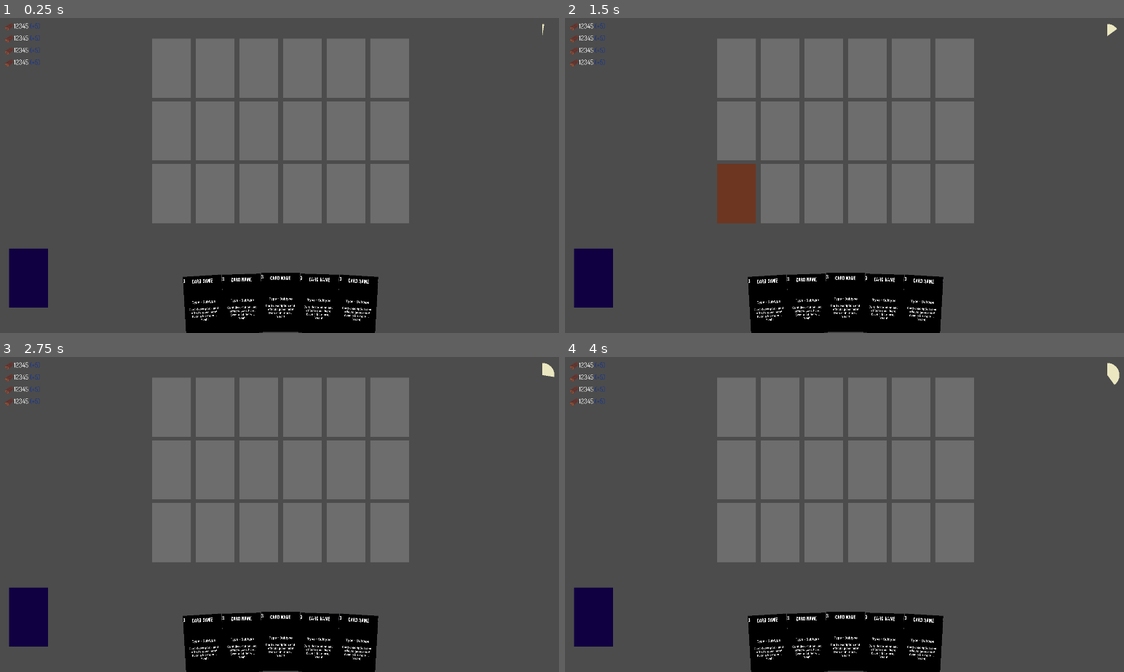
Above: before the commit, frames 1-4 (two rows, left to right).
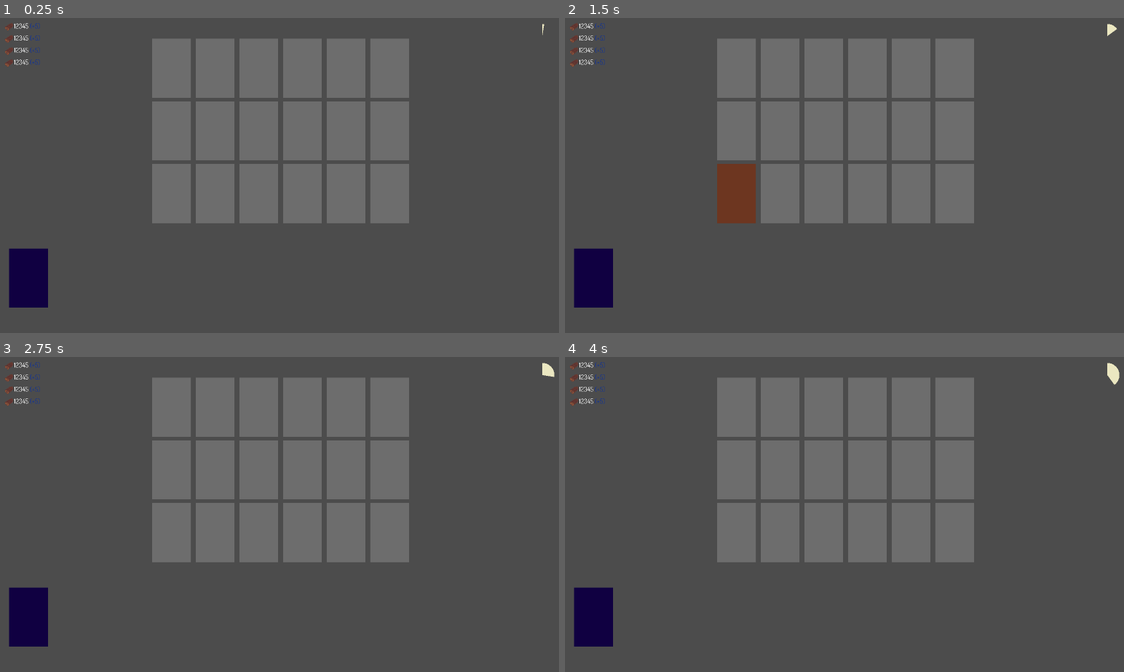
Above: after the commit, the same moments.

Repository: JoaquinLeonArg/LD51
Game: Godot game, scene res://Scenes/GameScene.tscn
Same seed, same stepped clock (60 frames per second), same inputs: the game is played once before the commit and once after it.
Inputs (mouse positions are in pixels of both pictures, inside the frame that each line leads up to):
- Up to frame 1 (0.25 s): no input
- Up to frame 2 (1.5 s): tap Enter at 0.5 s; move the mouse to (973, 153) at 0.52 s; press the mouse at (973, 153) at 0.53 s; hold Up (ui_up) 0.53-1.28 s; tap Space at 1.25 s; move the mouse to (727, 184) at 1.27 s; release the mouse at (727, 184) at 1.28 s; hold Down (ui_down) from 1.28 s (still down); click (727, 184) at 1.35 s
- Up to frame 3 (2.75 s): tap Enter at 2 s; move the mouse to (340, 438) at 2.02 s; release Down (ui_down) at 2.03 s; press the mouse at (340, 438) at 2.03 s; hold Up (ui_up) from 2.03 s (still down)
- Up to frame 4 (4 s): move the mouse to (816, 574) at 2.77 s; release the mouse at (816, 574) at 2.78 s; click (816, 574) at 2.85 s; tap Space at 3.5 s; move the mouse to (1017, 558) at 3.52 s; release Up (ui_up) at 3.53 s; press the mouse at (1017, 558) at 3.53 s; hold Down (ui_down) from 3.53 s (still down)

The runs differ from the first frame. In frame 1, 6.3% of the frame differs, in the area x 32-68%, y 80-100%; in frame 2, 6.3%; in frame 3, 6.3%; in frame 4, 6.3%.
Error before the commit: Invalid call. Nonexistent function 'get_parent' in base 'Nil'. (res://Scripts/PlayerHand.gd:49)
Error after the commit: Invalid get index 'CardTest' (on base: 'GDScript'). (res://Scripts/PlayerHand.gd:24)

Commit message:
Some resource code

Diff:
--- a/Scripts/Card.gd
+++ b/Scripts/Card.gd
@@ -30,7 +30,6 @@
 	# self.data.play()
 
 func set_data(_data):
-	print(_data)
 	self.data = _data
 	var _x
 	_x = self.data.connect("entered_field", self, "entered_field")
@@ -53,6 +52,7 @@
 	if self.dragging and self.data.zone_data.get_zone() == cd.CardZone.HAND:
 		var tween = create_tween()
 		tween.tween_property(self, "global_position", get_global_mouse_position() - self.drag_offset, 0.01)
+		tween.tween_property(self, "scale", Vector2(0.95, 0.95), 0.2)
 		self.rotation = (self.global_position.x - get_global_mouse_position().x + self.drag_offset.x)*0.002
 
 func on_mouse_entered():
@@ -81,7 +81,7 @@
 	var tween = create_tween()
 	self.rest_position = slot.global_position
 	var current_pos = self.global_position
-	self.get_parent().remove_child(self)
+	self.get_parent().remove_card(self)
 	State.state.field.add_child(self)
 	self.global_position = current_pos
 	tween.tween_property(self, "global_position", slot.global_position + $CardArea.rect_pivot_offset, 0.1)
--- a/Scripts/Classes/CardData.gd
+++ b/Scripts/Classes/CardData.gd
@@ -8,11 +8,11 @@
 		return null
 
 class HandCardZoneData extends BaseCardZoneData:
-    var index: int
-    func _init(_index: int):
-        self.index = _index
-    static func get_zone():
-        return CardZone.HAND
+	var index: int
+	func _init(_index: int):
+		self.index = _index
+	static func get_zone():
+		return CardZone.HAND
 
 class FieldCardZoneData extends BaseCardZoneData:
 	var slot
@@ -23,17 +23,21 @@
 
 
 class CardDataProperties:
-    var name: String = "Unknown"
-    var cost: int
-    var artwork_path: String
-    var behaviors: Array # <CardBehavior>
+	var name: String = "Unknown"
+	var wood_cost: int
+	var gold_cost: int
+	var artwork_path: String
+	var behaviors: Array # <CardBehavior>
 
 class CardData:
+	const rd = preload("res://Scripts/Classes/ResourceData.gd")
+
 	var ui_owner: Node2D
 	var name: String
 	var type: int # <CardType>
 	var subtypes: Array # <CardSubtype>
-	var cost: int
+	var wood_cost: int
+	var gold_cost: int
 	var artwork: Resource
 	var behaviors: Array # <CardBehavior>
 	var zone_data: BaseCardZoneData
@@ -49,7 +53,8 @@
 	func _init(_props: CardDataProperties):
 		print("Creating card: %s (%s)" % [_props.name, self.get_instance_id()])
 		self.name = _props.name
-		self.cost = _props.cost
+		self.wood_cost = _props.wood_cost
+		self.gold_cost = _props.gold_cost
 		self.artwork = load(_props.artwork_path)
 		self.behaviors = []
 		for behavior in _props.behaviors:
@@ -58,6 +63,10 @@
 			self.behaviors.append(behavior)
 		self.behaviors.sort_custom(self, "sort_behaviors")
 	func can_be_played():
+		if State.state.resources.resources[rd.ResourceType.GOLD] < self.gold_cost:
+			return false
+		if State.state.resources.resources[rd.ResourceType.WOOD] < self.wood_cost:
+			return false
 		for behavior in self.behaviors:
 			if not behavior.can_be_played():
 				return false
@@ -68,6 +77,8 @@
 		if _active:
 			State.state.current_card = self
 	func entered_field(_slot):
+		State.state.resources.spend_resource(rd.ResourceType.GOLD, self.gold_cost)
+		State.state.resources.spend_resource(rd.ResourceType.WOOD, self.wood_cost)
 		self.zone_data = FieldCardZoneData.new(_slot)
 		emit_signal("entered_field", _slot)
 		#yield(self.ui_owner, "entered_field_finished") # Wait for animations
@@ -104,5 +115,7 @@
 		print("Triggered: on_discard for %s on card %s (%s)" % [self, self.owner.name, self.owner.get_instance_id()])
 	func on_draw():
 		print("Triggered: on_draw for %s on card %s (%s)" % [self, self.owner.name, self.owner.get_instance_id()])
+	func on_destroy():
+		print("Triggered: on_destroy for %s on card %s (%s)" % [self, self.owner.name, self.owner.get_instance_id()])
 	func can_be_played():
 		return true
--- a/Scripts/Classes/ResourceData.gd
+++ b/Scripts/Classes/ResourceData.gd
@@ -1,4 +1,5 @@
-enum ResourceType {PEOPLE, FOOD, WOOD, GOLD}
+enum ResourceType { PEOPLE, FOOD, WOOD, GOLD }
+enum ExtraResourceType { HAND_SIZE }
 
 class ResourceData:
     var ui_owner: Node2D
@@ -32,6 +33,9 @@
         ResourceType.WOOD: 0,
         ResourceType.GOLD: 0,
     }
+    var extra_resources: Dictionary = {
+        ExtraResourceType.HAND_SIZE: 3
+    }
 
     signal resource_changed(resource_type, new_amount, old_amount)
 
@@ -40,11 +44,17 @@
     func gain_resource(_resource_type: int, _amount: int):
         var old = self.resources[_resource_type]
         self.resources[_resource_type] += _amount * self.resource_mod_mult[_resource_type]
-        self.resources[_resource_type] = max(self.resources[_resource_type], self.resource_max[_resource_type])
-        emit_signal("resource_changed", _resource_type, old, self.resources[_resource_type], resource_production[_resource_type] - resource_maintenance[_resource_type])
+        self.resources[_resource_type] = min(self.resources[_resource_type], self.resource_max[_resource_type])
+        emit_signal("resource_changed", _resource_type, old, self.resources[_resource_type])
+    func spend_resource(_resource_type: int, _amount: int):
+        var old = self.resources[_resource_type]
+        self.resources[_resource_type] -= _amount
+        self.resources[_resource_type] = max(self.resources[_resource_type], 0)
+        emit_signal("resource_changed", _resource_type, old, self.resources[_resource_type])
     func resource_tick():
         for resource in [ResourceType.PEOPLE, ResourceType.FOOD]:
             var old = self.resources[resource]
             self.resources[resource] += self.resource_production[resource] - self.resource_maintenance[resource]
-            self.resources[resource] = min(self.resources[resource], 0)
-            emit_signal("resource_changed", resource, old, self.resources[resource], resource_production[resource] - resource_maintenance[resource])
+            self.resources[resource] = max(self.resources[resource], 0)
+            self.resources[resource] = min(self.resources[resource], self.resource_max[resource])
+            emit_signal("resource_changed", resource, old, self.resources[resource])
--- a/Scripts/Content/Behaviors.gd
+++ b/Scripts/Content/Behaviors.gd
@@ -9,14 +9,24 @@
 
     var resource_type: int
     var amount: int
+
     func _init(_resource_type: int, _amount: int).(cd.CardBehaviorPriority.NORMAL):
         self.resource_type = _resource_type
         self.amount = _amount
-
-    func _to_string():
-        return self.get_class()
     func on_play(_target=null):
         .on_play()
         State.state.resources.data.gain_resource(self.resource_type, self.amount)
-    func can_be_played():
-        return true
+
+class StaticHandSizeBehavior extends cd.CardBehavior:
+    const rd = preload("res://Scripts/Classes/ResourceData.gd")
+
+    var amount: int
+
+    func _init(_amount: int).(cd.CardBehaviorPriority.NORMAL):
+        self.amount = _amount
+    func on_play(_target=null):
+        .on_play()
+        State.state.resources.data.change_extra_resource(rd.ExtraResourceType.HAND_SIZE, self.amount)
+    func on_destroy():
+        .on_destroy()
+        State.state.resources.data.change_extra_resource(rd.ExtraResourceType.HAND_SIZE, -self.amount)
--- a/Scripts/Content/Cards.gd
+++ b/Scripts/Content/Cards.gd
@@ -4,12 +4,12 @@
 const cd = preload("res://Scripts/Classes/CardData.gd")
 const cb = preload("res://Scripts/Content/Behaviors.gd")
 
-class CardTest extends cd.CardDataProperties:
+class GoHunting extends cd.CardDataProperties:
     const res = preload("res://Scripts/Classes/ResourceData.gd")
 
     func _init():
-        self.name = "Test card"
-        self.cost = 2
+        self.name = "Go hunting"
+        self.cost = 0
         self.artwork_path = "res://RawResources/Graphics/art_test.jpg"
         self.behaviors = [
             cb.GainResourceBehavior.new(res.ResourceType.WOOD, 10)
--- a/Scripts/PlayerHand.gd
+++ b/Scripts/PlayerHand.gd
@@ -51,6 +51,11 @@
 	self.add_child(card)
 	self.update_card_positions()
 
+func remove_card(card: Node2D):
+	self.remove_child(card)
+	self.cards.erase(card)
+	self.update_card_positions()
+
 func _process(_delta):
 	self.debug_process()
 
